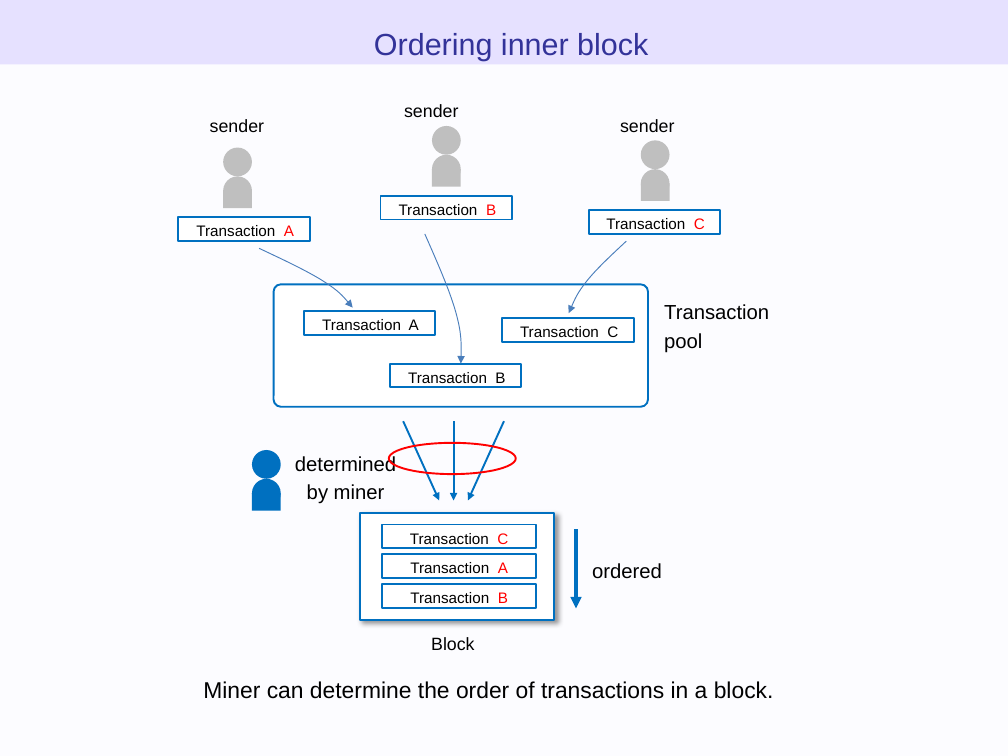
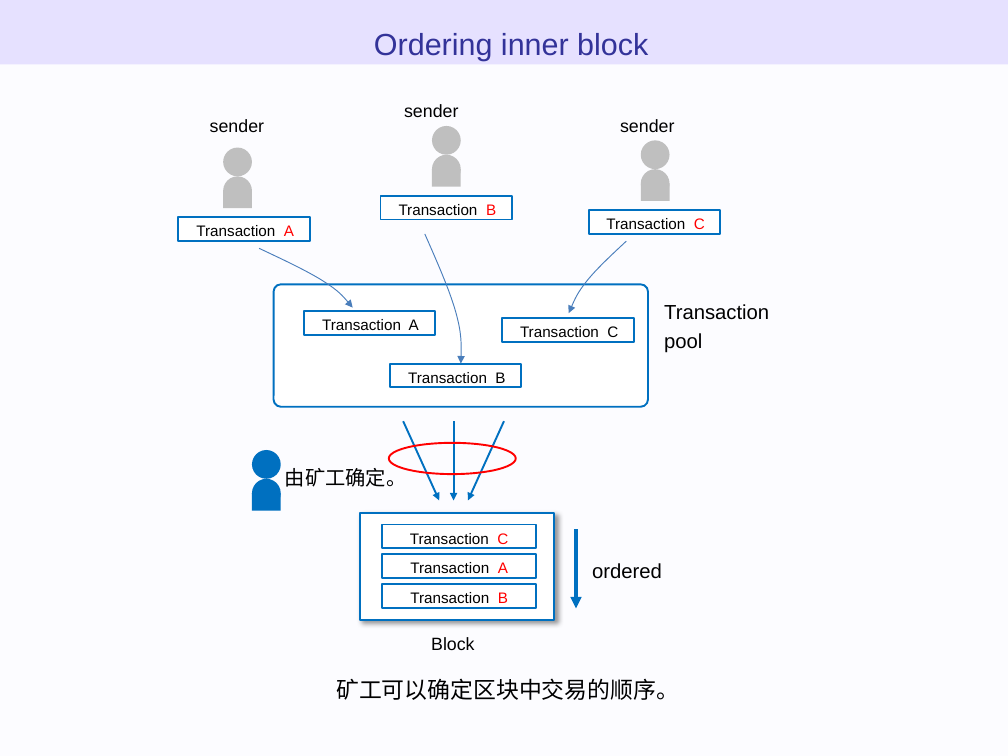
Before and after one commit to WTNO/Evm_Js_Learning, a slide deck: slide 42 of ethereum_evm_illustrated - 翻译.pptx. Drawn at 1008x756 pixels with LibreOffice and Linux fonts; fonts in the diff are those of the drawing. Boxes give left, top, right and bottom in pixels: in the first picture for what was removed or moved away, otherwise in the second. Text is boxed around its words. In the diff, an @@ line names an element or a change of style, - is before the commit and + after.

```diff
--- a/ethereum_evm_illustrated - 翻译.pptx
+++ b/ethereum_evm_illustrated - 翻译.pptx
@@ text at [285,464,407,487]: text changed @@
-determined
-by miner
+由矿工确定。
@@ text at [336,678,679,700]: text changed @@
-Miner can determine the order of transactions in a block.
+矿工可以确定区块中交易的顺序。
```
Also in this commit, not shown: 10 other slides changed.
